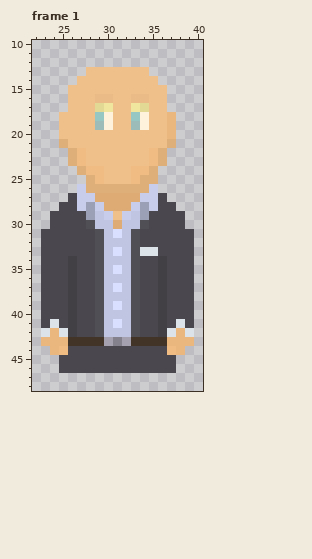
Pixel-art file: Assets/art/hamilton/HamiltonEast/Bank/Characters/Seth Sucktwist.aseprite. The picture above is the old version.
64x64 pixels, 2 frames. Pixels under 10% opacity are left out. Colours within 5 levels of each other are drawn and written as one. Shown: frame 1: x 22..40, y 10..48. The commit also changed other frames, which this record leaves out.
New version:
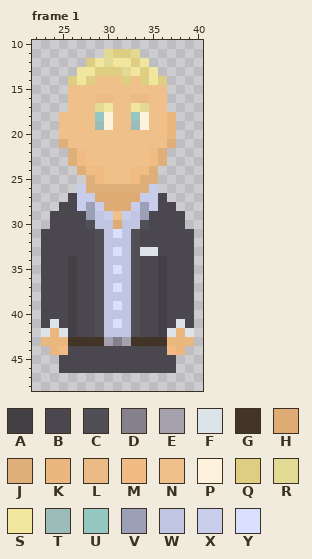
Palette (. is transparent): A #424045  B #4a484e  C #504f55  D #85818c  E #a6a1af  F #dde4e9  G #423528  H #ddab73  J #deaf79  K #eab77f  L #eabb87  M #f1bc83  N #f0c08b  P #fef2dc  Q #ddce82  R #e2d995  S #f0e69e  T #9cbcb9  U #97c7c3  V #9ba0b6  W #c0c6e2  X #c7cdea  Y #d9dfff
What changed:
Frame 1:
y 11: x 30..33 .... -> RQQR
y 12: x 28..34 ....... -> QSRSSQS
y 13: x 27..35 .NNNNNNN. -> SSQQQRSQS
y 14: x 26..28 .NN -> QSQ; x 32 N -> Q; x 34..36 NN. -> QSQ
Boxes around the changes in both pictures, in picture pixels (x1, y1, x2, y2):
changed: (68, 49, 167, 85)
